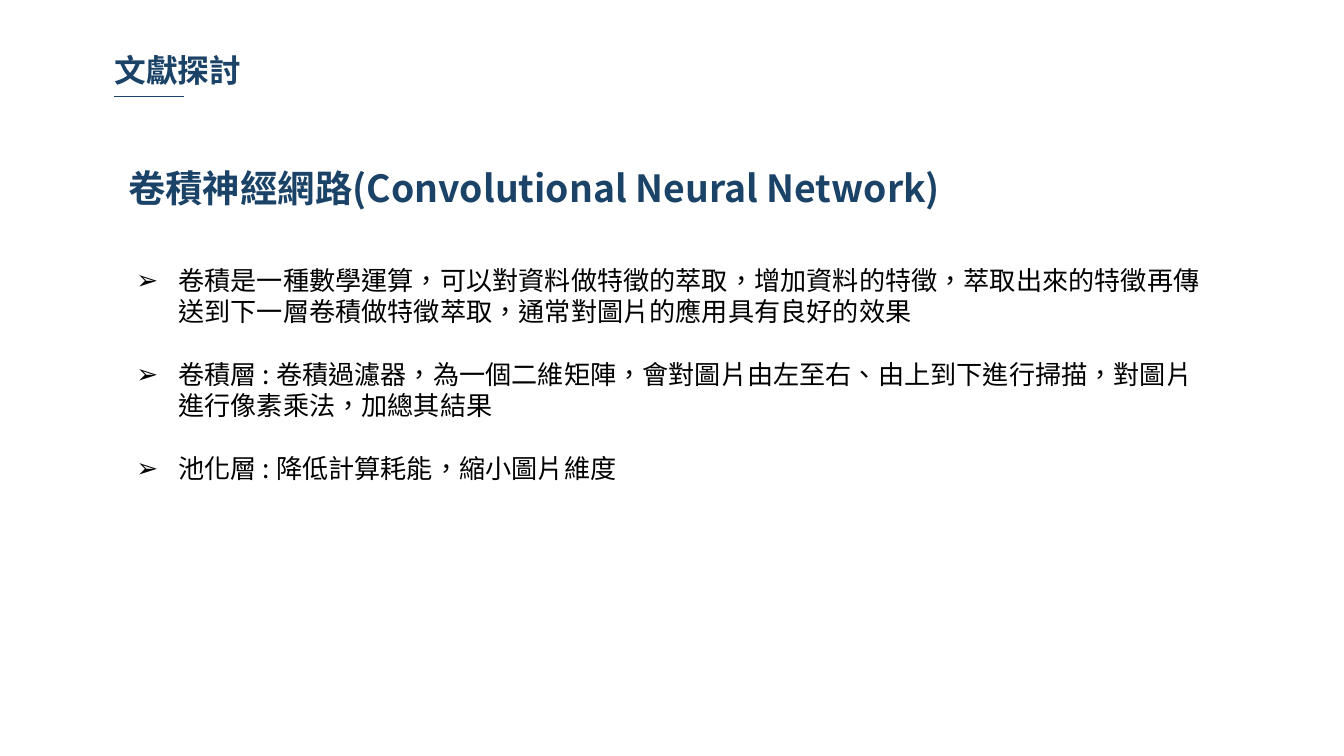
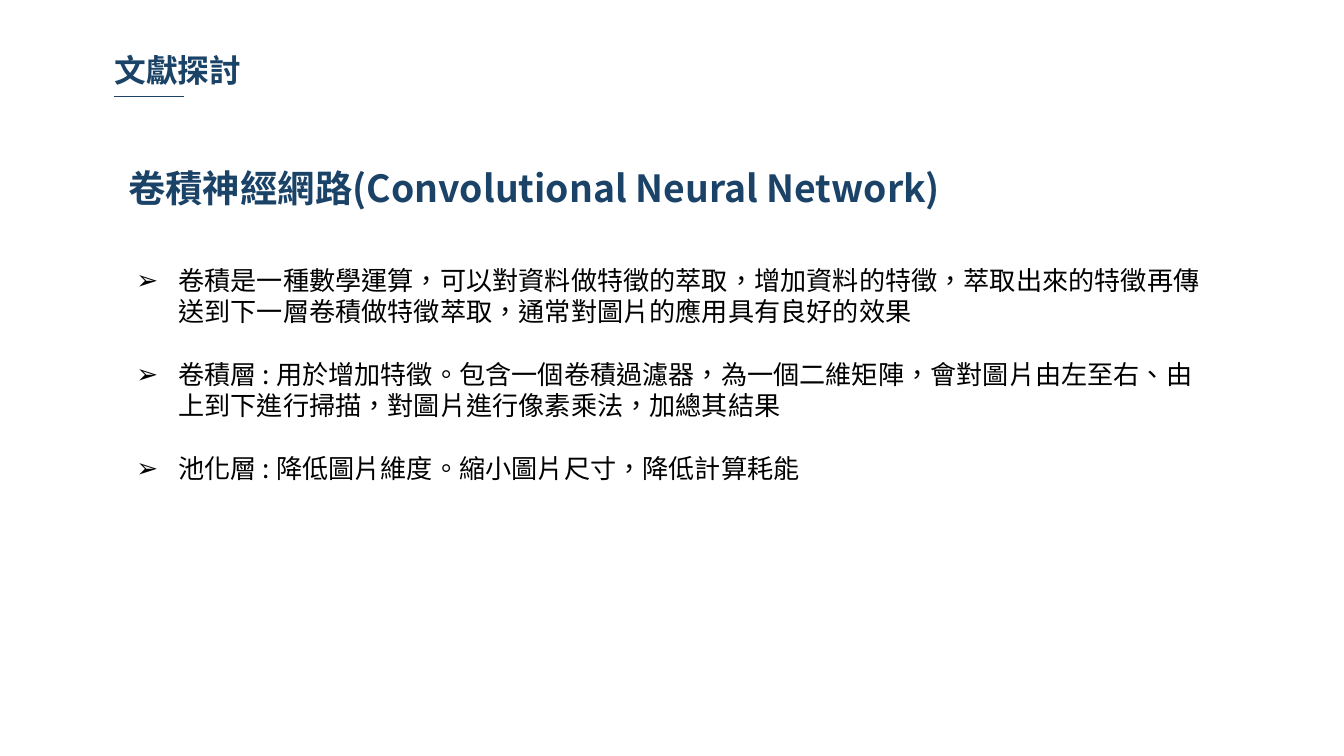
Before and after one commit to 10994015/paper, a slide deck: slide 14 of 論文/論文初審.pptx. Drawn at 1344x756 pixels with LibreOffice and Linux fonts; fonts in the diff are those of the drawing; background and template pictures are left out. Boxes give left, top, right and bottom in pixels: in the first picture for what was removed or moved away, otherwise in the second. Text is boxed around its words. In the diff, an @@ line names an element or a change of style, - is before the commit and + after.

```diff
--- a/論文/論文初審.pptx
+++ b/論文/論文初審.pptx
@@ text at bbox=[178, 362, 1192, 480]: text changed @@
-➢ 卷積層 : 卷積過濾器，為一個二維矩陣，會對圖片由左至右、由上到下進行掃描，對圖片進行像素乘法，加總其結果
-➢ 池化層 : 降低計算耗能，縮小圖片維度
+➢ 卷積層 : 用於增加特徵。包含一個卷積過濾器，為一個二維矩陣，會對圖片由左至右、由上到下進行掃描，對圖片進行像素乘法，加總其結果
+➢ 池化層 : 降低圖片維度。縮小圖片尺寸，降低計算耗能
```
Also in this commit, not shown: 8 other slides changed, 1 slide removed.
